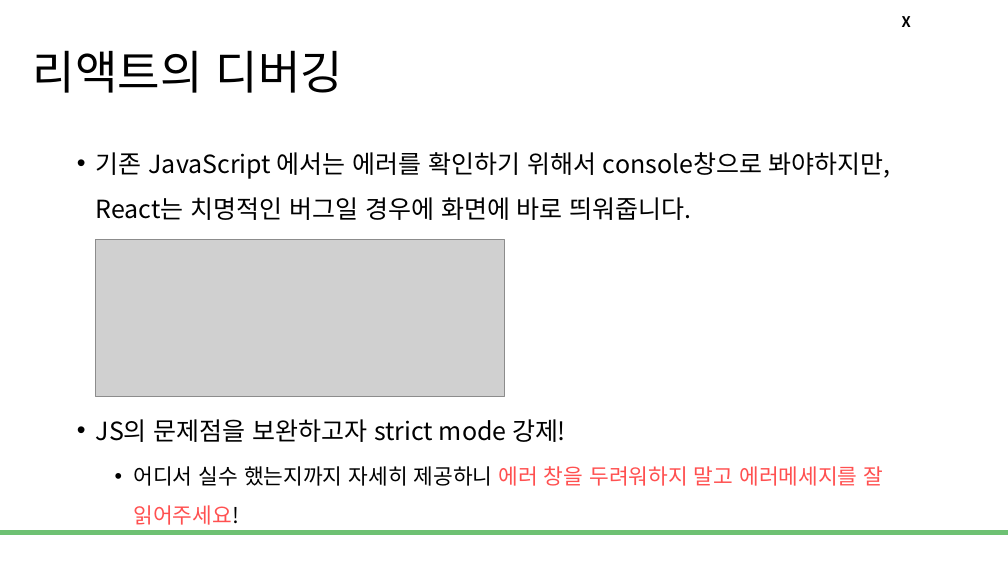
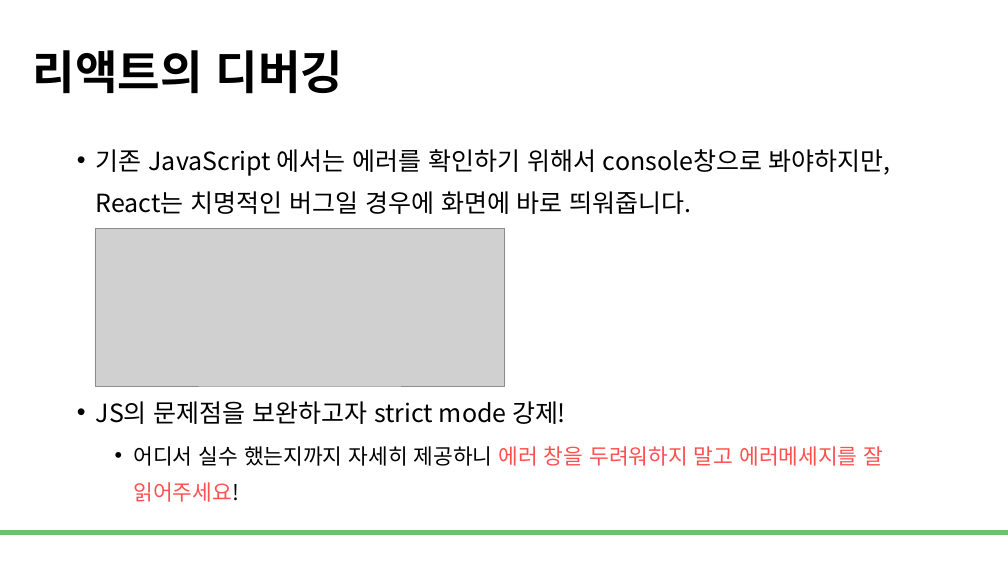
Before and after one commit to DevDamon0527/SeSAC_Yeongdeungpo_Campus_6th, a slide deck: slide 20 of material/[SeSAC_YDP_6] 23_React_Component_JSX.pptx. Drawn at 1008x567 pixels with LibreOffice and Linux fonts; fonts in the diff are those of the drawing; grey boxes stand for pictures; background and template pictures are left out. Boxes give left, top, right and bottom in pixels: in the first picture for what was removed or moved away, otherwise in the second. Text is boxed around its words. In the diff, an @@ line names an element or a change of style, - is before the commit and + after.

```diff
--- a/material/[SeSAC_YDP_6] 23_React_Component_JSX.pptx
+++ b/material/[SeSAC_YDP_6] 23_React_Component_JSX.pptx
@@ title "리액트의 디버깅" at [33, 50, 343, 94]: bold on @@
@@ text removed at [902, 16, 911, 27] @@
-X
@@ text "기존 JavaScript 에서는 에러를 확인하기 ..." at [96, 149, 891, 502]: line spacing 1.5 to 1.4 @@
@@ picture: place and size @@
-picture at [95, 239, 504, 397]
+picture at [95, 228, 504, 386]
```
Also in this commit, not shown: 19 other slides changed, 2 other files.
